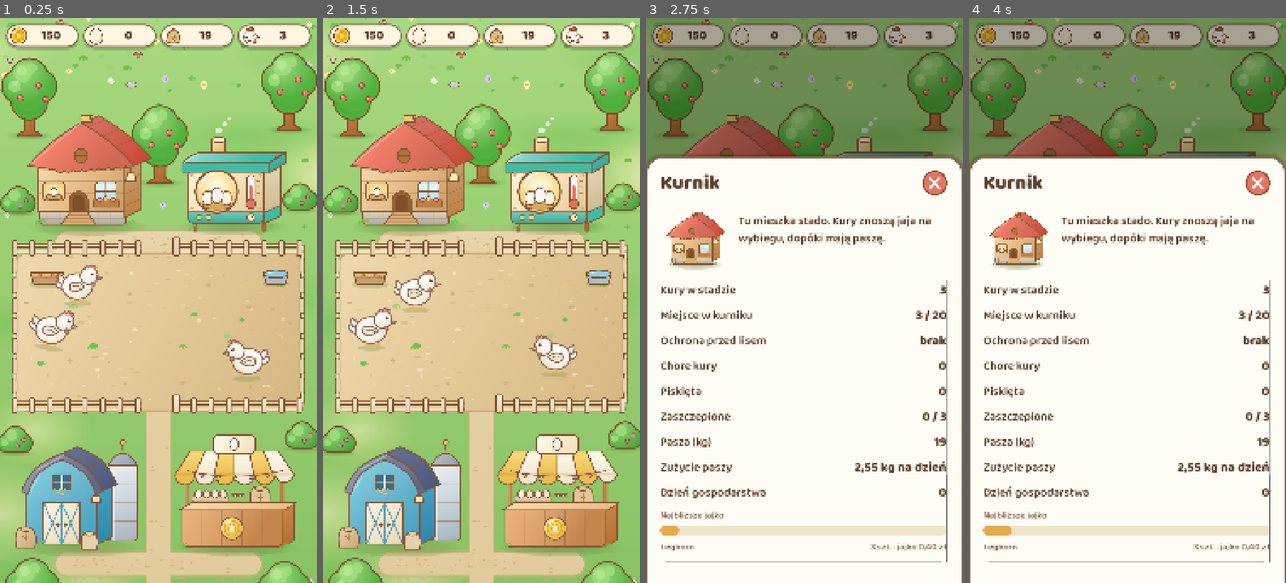
Above: before the commit, frames 1-4 (left to right).
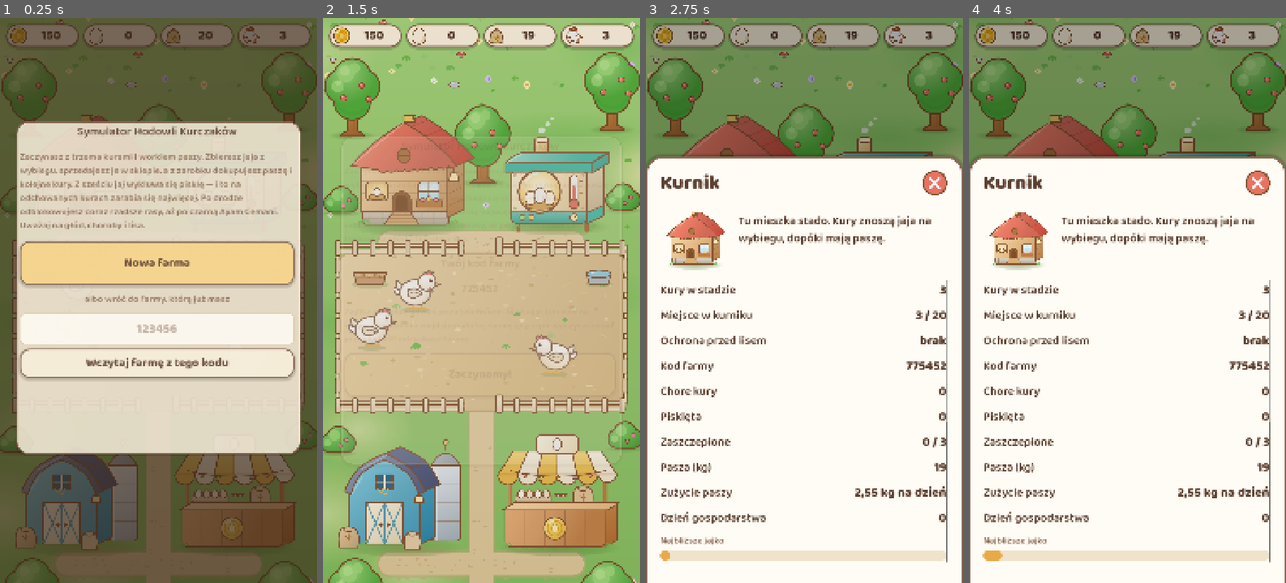
Above: after the commit, the same moments.

Repository: sodorn/kury
Game: Godot game, scene res://scenes/main/main.tscn
Two runs of this game, one before a commit and one after it. Both use one fixed random seed, a clock stepped at 60 frames per second and the inputs below.
Inputs (mouse positions are in pixels of both pictures, inside the frame that each line leads up to):
- Up to frame 1 (0.25 s): no input
- Up to frame 2 (1.5 s): click (481, 277) at 0.5 s, where only the run after the commit has a clickable "Nowa farma"; click (481, 373) at 1.25 s, where only the run after the commit has a clickable "Zaczynamy!"
- Up to frame 3 (2.75 s): move the mouse to (731, 170) at 2.02 s; click (731, 170) at 2.17 s
- Up to frame 4 (4 s): tap Enter at 2.75 s; move the mouse to (1200, 176) at 2.77 s; click (1200, 176) at 2.92 s; tap Space at 3.5 s; move the mouse to (1048, 492) at 3.52 s; click (1048, 492) at 3.67 s

The runs differ from the first frame. In frame 1, 94% of the frame differs, in the area x 0-100%, y 0-100%; in frame 2, 3.2%; in frame 3, 6.4%; in frame 4, 6.4%.

Commit message:
Szesciocyfrowy kod farmy i ekran powitalny
Kod farmy skrocony z XXXX-XXXX-XXXX do szesciu cyfr. Stary format byl nie
do zapamietania i zmudny do przepisania z telefonu. Stare kody nadal
przyjmujemy przy wpisywaniu, a urzadzenie, ktore ma jeszcze stary kod,
dostaje nowy przy uruchomieniu — lokalny zapis zostaje nietkniety, wiec
nic przez to nie przepada. Pole przyjmuje tylko cyfry i wywoluje na
telefonie klawiature numeryczna.

Ekran powitalny na swiezym urzadzeniu: krotko o grze, duzy przycisk
"Nowa farma" i pole na kod istniejacej farmy. Po zalozeniu gospodarstwa
drugi krok pokazuje swiezo wylosowany kod — osobnym ekranem, bo to jedyna
rzecz, ktora gracz musi sobie zapisac. Na czas ekranu gospodarstwo stoi,
zeby kury nie zaczely jesc, zanim gracz zobaczy wybieg.

Pole kodu przeniesione z magazynu do kurnika, razem z wierszem "Kod farmy",
zeby wlasny kod i pole na cudzy lezaly obok siebie. Dotad kod byl w jednym
wierszu, a tuz pod nim pole z podpowiedzia XXXX-XXXX-XXXX — Tomek wzial
podpowiedz za swoj kod.

Pole tekstowe dostalo styl z motywu gry; Godot rysowal domyslne ciemne,
ktore na kremowym arkuszu wygladalo jak obcy element.

Testy: 768 asercji + test dymny, ktory przechodzi teraz caly ekran
powitalny: nowa farma, kod, wejscie do gry.

Co-Authored-By: Claude Opus 5 <noreply@anthropic.com>
Claude-Session: https://claude.ai/code/session_01CjTjcWSUi8hfc7jxPFWk6D

Diff:
--- a/data/strings.csv
+++ b/data/strings.csv
@@ -69,8 +69,8 @@
 PANEL_EGGS_WORTH,Wartość jaj
 PANEL_NEXT_EGG,Najbliższe jajko
 PANEL_FARM_CODE,Kod farmy
-PANEL_CODE_HINT,"Kod to twoja farma. Przepisz go na drugim urządzeniu, żeby grać tą samą grą — albo żeby odzyskać farmę po wyczyszczeniu przeglądarki. Zapisz go sobie gdzieś poza telefonem."
-PANEL_CODE_PLACEHOLDER,"XXXX-XXXX-XXXX"
+PANEL_CODE_HINT,"Twój kod farmy jest powyżej — zapisz go sobie poza telefonem. W to pole wpisujesz kod INNEJ farmy, żeby się na nią przełączyć."
+PANEL_CODE_PLACEHOLDER,"123456"
 PANEL_CODE_LOAD,"Wczytaj farmę z tego kodu"
 PANEL_FLOCK_LINE,"%d szt. · jajko %s"
 PANEL_EGG_LINE,"%d szt. · %s"
@@ -113,7 +113,7 @@
 HINT_CLOUD_LOADED,"Wczytano farmę z serwera."
 HINT_CODE_RESTORED,"Farma wczytana z serwera. To teraz ta sama gra co na drugim urządzeniu."
 HINT_CODE_NOT_FOUND,"Nie znalazłem farmy o takim kodzie. Sprawdź, czy przepisałeś go dokładnie."
-HINT_CODE_BAD,"Kod farmy składa się z 12 znaków, na przykład 7K73-ABGC-63CK."
+HINT_CODE_BAD,"Kod farmy to sześć cyfr, na przykład 482913."
 HINT_CODE_SAME,"To kod tej farmy — nie ma czego wczytywać."
 HINT_CLOUD_OFF,"Zapis na serwerze jest wyłączony."
 HINT_SICK,"Zachorowało %d kur. Wylecz je w sklepie albo sprzedaj, zanim padną."
@@ -154,3 +154,11 @@
 UNLOCK_PRICE,"Cena w sklepie: %s"
 UNLOCK_EGG,"Jajko: %s · znosi co %d s"
 UNLOCK_CLOSE,"Do sklepu!"
+START_TITLE,"Symulator Hodowli Kurczaków"
+START_ABOUT,"Zaczynasz z trzema kurami i workiem paszy. Zbierasz jaja z wybiegu, sprzedajesz je w sklepie, a z zarobku dokupujesz paszę i kolejne kury. Z sześciu jaj wykluwa się pisklę — i to na odchowanych kurach zarabia się najwięcej. Po drodze odblokowujesz coraz rzadsze rasy, aż po czarną Ayam Cemani. Uważaj na głód, choroby i lisa."
+START_NEW,"Nowa farma"
+START_OR,"albo wróć do farmy, którą już masz"
+START_LOAD,"Wczytaj farmę z tego kodu"
+START_CODE_TITLE,"Twój kod farmy"
+START_CODE_NOTE,"Zapisz go sobie gdzieś poza telefonem. Wpisując ten kod na innym urządzeniu wejdziesz do tej samej gry, a po wyczyszczeniu przeglądarki odzyskasz farmę."
+START_PLAY,"Zaczynamy!"
--- a/project.godot
+++ b/project.godot
@@ -11,7 +11,7 @@
 [application]
 
 config/name="Chicken Farm Simulator"
-config/version="8.0"
+config/version="8.1"
 run/main_scene="res://scenes/main/main.tscn"
 config/features=PackedStringArray("4.7", "GL Compatibility")
 config/icon="res://assets/icon.svg"
--- a/scenes/ui/hud/hud.tscn
+++ b/scenes/ui/hud/hud.tscn
@@ -10,6 +10,7 @@
 [ext_resource type="Script" path="res://scenes/ui/hud/notice.gd" id="8"]
 [ext_resource type="PackedScene" path="res://scenes/ui/panels/win_panel.tscn" id="9"]
 [ext_resource type="PackedScene" path="res://scenes/ui/panels/unlock_panel.tscn" id="10"]
+[ext_resource type="PackedScene" path="res://scenes/ui/panels/start_panel.tscn" id="11"]
 
 [node name="Hud" type="CanvasLayer"]
 script = ExtResource("1")
@@ -81,3 +82,5 @@
 [node name="UnlockPanel" parent="Root" instance=ExtResource("10")]
 
 [node name="WinPanel" parent="Root" instance=ExtResource("9")]
+
+[node name="StartPanel" parent="Root" instance=ExtResource("11")]
--- a/scenes/ui/panels/building_panel.gd
+++ b/scenes/ui/panels/building_panel.gd
@@ -163,6 +163,7 @@
 			func() -> String: return "%d / %d" % [Game.state.coop_occupied(), Game.state.coop_capacity()])
 	_add_row("PANEL_FOX_GUARD",
 			func() -> String: return tr(_guard_name(Game.state.guard_level)))
+	_add_row("PANEL_FARM_CODE", func() -> String: return Cloud.player_id)
 	_add_row("PANEL_SICK", func() -> String: return str(Game.state.sick_count()))
 	_add_row("PANEL_CHICKS", func() -> String: return str(Game.state.chicks.size()))
 	_add_row("PANEL_VACCINATED",
@@ -216,6 +217,15 @@
 	hint.autowrap_mode = TextServer.AUTOWRAP_WORD_SMART
 	hint.text = tr("PANEL_COOP_HINT")
 	_actions.add_child(hint)
+
+	# Kod farmy trzymamy w kurniku, bo to tutaj gracz zaglada najczesciej.
+	var note := Label.new()
+	note.theme_type_variation = &"NoteLabel"
+	note.autowrap_mode = TextServer.AUTOWRAP_WORD_SMART
+	note.text = tr("PANEL_CLOUD_ON") if Cloud.is_enabled() else tr("PANEL_CLOUD_OFF")
+	_actions.add_child(note)
+	if Cloud.is_enabled():
+		_add_code_entry()
 
 
 func _build_storage() -> void:
@@ -252,14 +262,7 @@
 			func() -> void: _on_upgrade("storage"),
 			func() -> bool: return not Game.state.next_building_upgrade("storage").is_empty())
 
-	_add_row("PANEL_FARM_CODE", func() -> String: return Cloud.player_id)
-	var note := Label.new()
-	note.theme_type_variation = &"NoteLabel"
-	note.autowrap_mode = TextServer.AUTOWRAP_WORD_SMART
-	note.text = tr("PANEL_CLOUD_ON") if Cloud.is_enabled() else tr("PANEL_CLOUD_OFF")
-	_rows.add_child(note)
-	if Cloud.is_enabled():
-		_add_code_entry()
+
 
 
 ## Inkubator: postep wykluwania i wzrostu, wkladanie jaj, rozbudowa.
@@ -524,7 +527,9 @@
 	var field := LineEdit.new()
 	field.placeholder_text = tr("PANEL_CODE_PLACEHOLDER")
 	field.alignment = HORIZONTAL_ALIGNMENT_CENTER
-	field.max_length = 20
+	field.max_length = 6
+	# Na telefonie wyskakuje klawiatura numeryczna, a nie pelna.
+	field.virtual_keyboard_type = LineEdit.KEYBOARD_TYPE_NUMBER
 	_actions.add_child(field)
 
 	var button := Button.new()
--- /dev/null
+++ b/scenes/ui/panels/start_panel.gd
@@ -0,0 +1,81 @@
+extends Control
+## Ekran powitalny. Pokazuje sie tylko wtedy, gdy na tym urzadzeniu nie ma
+## jeszcze zadnego zapisu: albo zakladamy nowa farme, albo wracamy do swojej
+## po kodzie przepisanym z innego telefonu.
+##
+## Ma dwa kroki. Pierwszy to wybor, drugi pokazuje swiezo wylosowany kod —
+## osobny ekran, bo to jedyna rzecz, ktora gracz musi sobie gdzies zapisac,
+## a komunikat na pasku znika po kilku sekundach.
+
+const FADE_TIME := 0.3
+
+@onready var _sheet: PanelContainer = $Sheet
+@onready var _choice: VBoxContainer = $Sheet/Content/Choice
+@onready var _created: VBoxContainer = $Sheet/Content/Created
+@onready var _new_button: Button = $Sheet/Content/Choice/NewFarm
+@onready var _code_field: LineEdit = $Sheet/Content/Choice/CodeRow/Code
+@onready var _load_button: Button = $Sheet/Content/Choice/CodeRow/Load
+@onready var _code_label: Label = $Sheet/Content/Created/Code
+@onready var _play_button: Button = $Sheet/Content/Created/Play
+
+
+func _ready() -> void:
+	hide()
+	_new_button.pressed.connect(_on_new_farm)
+	_load_button.pressed.connect(_on_load)
+	_play_button.pressed.connect(_close)
+	_code_field.text_submitted.connect(func(_text: String) -> void: _on_load())
+	# Wczytanie farmy po kodzie konczy sie odpowiedzia serwera, a nie
+	# nacisnieciem przycisku — dlatego czekamy na nia tutaj.
+	Cloud.pulled.connect(_on_pulled)
+	if Game.is_new_player:
+		_open()
+
+
+func _open() -> void:
+	Game.pause_simulation(true)
+	_choice.show()
+	_created.hide()
+	_code_field.editable = Cloud.is_enabled()
+	_load_button.disabled = not Cloud.is_enabled()
+	show()
+	modulate.a = 0.0
+	_sheet.scale = Vector2(0.88, 0.88)
+	_sheet.pivot_offset = _sheet.size * 0.5
+	var tween := create_tween().set_parallel()
+	tween.tween_property(self, "modulate:a", 1.0, FADE_TIME)
+	tween.tween_property(_sheet, "scale", Vector2.ONE, FADE_TIME * 1.3) \
+			.set_trans(Tween.TRANS_BACK).set_ease(Tween.EASE_OUT)
+
+
+func _on_new_farm() -> void:
+	Game.start_new_farm()
+	_code_label.text = Cloud.player_id
+	_choice.hide()
+	_created.show()
+
+
+func _on_load() -> void:
+	var code := _code_field.text
+	_load_button.disabled = true
+	if not Game.restore_from_code(code):
+		_load_button.disabled = false
+
+
+## Serwer odpowiedzial na proste o farme spod wpisanego kodu.
+func _on_pulled(payload: Dictionary, ok: bool) -> void:
+	if not visible or not _choice.visible:
+		return
+	_load_button.disabled = false
+	if ok and not payload.is_empty():
+		# Game juz podmienil stan; nie ma po co pokazywac kodu, gracz go zna.
+		Game.is_new_player = false
+		_close()
+
+
+func _close() -> void:
+	Game.is_new_player = false
+	Game.pause_simulation(false)
+	var tween := create_tween()
+	tween.tween_property(self, "modulate:a", 0.0, FADE_TIME * 0.7)
+	tween.tween_callback(hide)
--- /dev/null
+++ b/scenes/ui/panels/start_panel.tscn
@@ -0,0 +1,111 @@
+[gd_scene load_steps=2 format=3]
+
+[ext_resource type="Script" path="res://scenes/ui/panels/start_panel.gd" id="1"]
+
+[node name="StartPanel" type="Control"]
+layout_mode = 3
+anchors_preset = 15
+anchor_right = 1.0
+anchor_bottom = 1.0
+grow_horizontal = 2
+grow_vertical = 2
+script = ExtResource("1")
+
+[node name="Dim" type="ColorRect" parent="."]
+layout_mode = 1
+anchors_preset = 15
+anchor_right = 1.0
+anchor_bottom = 1.0
+grow_horizontal = 2
+grow_vertical = 2
+color = Color(0.19, 0.12, 0.07, 0.8)
+
+[node name="Sheet" type="PanelContainer" parent="."]
+layout_mode = 1
+anchors_preset = 8
+anchor_left = 0.5
+anchor_top = 0.5
+anchor_right = 0.5
+anchor_bottom = 0.5
+offset_left = -480.0
+offset_top = -560.0
+offset_right = 480.0
+offset_bottom = 560.0
+grow_horizontal = 2
+grow_vertical = 2
+
+[node name="Content" type="VBoxContainer" parent="Sheet"]
+layout_mode = 2
+theme_override_constants/separation = 26
+
+[node name="Title" type="Label" parent="Sheet/Content"]
+layout_mode = 2
+text = "START_TITLE"
+horizontal_alignment = 1
+autowrap_mode = 3
+
+[node name="About" type="Label" parent="Sheet/Content"]
+layout_mode = 2
+theme_type_variation = &"NoteLabel"
+text = "START_ABOUT"
+autowrap_mode = 3
+
+[node name="Choice" type="VBoxContainer" parent="Sheet/Content"]
+layout_mode = 2
+theme_override_constants/separation = 20
+
+[node name="NewFarm" type="Button" parent="Sheet/Content/Choice"]
+custom_minimum_size = Vector2(0, 150)
+layout_mode = 2
+theme_type_variation = &"PrimaryButton"
+text = "START_NEW"
+
+[node name="Or" type="Label" parent="Sheet/Content/Choice"]
+layout_mode = 2
+theme_type_variation = &"NoteLabel"
+text = "START_OR"
+horizontal_alignment = 1
+autowrap_mode = 3
+
+[node name="CodeRow" type="VBoxContainer" parent="Sheet/Content/Choice"]
+layout_mode = 2
+theme_override_constants/separation = 12
+
+[node name="Code" type="LineEdit" parent="Sheet/Content/Choice/CodeRow"]
+layout_mode = 2
+placeholder_text = "123456"
+alignment = 1
+max_length = 6
+virtual_keyboard_type = 2
+
+[node name="Load" type="Button" parent="Sheet/Content/Choice/CodeRow"]
+layout_mode = 2
+text = "START_LOAD"
+autowrap_mode = 3
+
+[node name="Created" type="VBoxContainer" parent="Sheet/Content"]
+visible = false
+layout_mode = 2
+theme_override_constants/separation = 20
+
+[node name="CodeTitle" type="Label" parent="Sheet/Content/Created"]
+layout_mode = 2
+text = "START_CODE_TITLE"
+horizontal_alignment = 1
+autowrap_mode = 3
+
+[node name="Code" type="Label" parent="Sheet/Content/Created"]
+layout_mode = 2
+horizontal_alignment = 1
+
+[node name="CodeNote" type="Label" parent="Sheet/Content/Created"]
+layout_mode = 2
+theme_type_variation = &"NoteLabel"
+text = "START_CODE_NOTE"
+autowrap_mode = 3
+
+[node name="Play" type="Button" parent="Sheet/Content/Created"]
+custom_minimum_size = Vector2(0, 150)
+layout_mode = 2
+theme_type_variation = &"PrimaryButton"
+text = "START_PLAY"
--- a/scenes/ui/theme/ui_theme.gd
+++ b/scenes/ui/theme/ui_theme.gd
@@ -42,11 +42,37 @@
 	theme.set_type_variation("PrimaryButton", "Button")
 	_apply_button(theme, "PrimaryButton", GOLD)
 
+	_apply_line_edit(theme)
+
 	theme.set_stylebox("background", "ProgressBar", _bar(Color("EFE3CC")))
 	theme.set_stylebox("fill", "ProgressBar", _bar(GOLD_DARK))
 	theme.set_color("font_color", "ProgressBar", INK)
 	theme.set_font_size("font_size", "ProgressBar", 28)
 	return theme
+
+
+## Pole tekstowe (wpisywanie kodu farmy). Bez tego Godot rysuje swoje
+## domyslne, ciemne pole, ktore na kremowym arkuszu wyglada jak obcy element.
+static func _apply_line_edit(theme: Theme) -> void:
+	theme.set_font("font", "LineEdit", FONT_TITLE)
+	theme.set_font_size("font_size", "LineEdit", 44)
+	theme.set_color("font_color", "LineEdit", INK)
+	theme.set_color("font_placeholder_color", "LineEdit", Color(INK_SOFT, 0.55))
+	theme.set_color("caret_color", "LineEdit", INK)
+	theme.set_color("selection_color", "LineEdit", Color(GOLD, 0.5))
+	var box := StyleBoxFlat.new()
+	box.bg_color = Color("FFFCF5")
+	box.set_corner_radius_all(16)
+	box.set_border_width_all(4)
+	box.border_color = Color("E0CBA8")
+	box.set_content_margin_all(18)
+	theme.set_stylebox("normal", "LineEdit", box)
+	var focused := box.duplicate() as StyleBoxFlat
+	focused.border_color = GOLD_DARK
+	theme.set_stylebox("focus", "LineEdit", focused)
+	var disabled := box.duplicate() as StyleBoxFlat
+	disabled.bg_color = Color("F0E8DA")
+	theme.set_stylebox("read_only", "LineEdit", disabled)
 
 
 static func _apply_button(theme: Theme, type_name: String, base: Color) -> void:
--- a/services/cloud.gd
+++ b/services/cloud.gd
@@ -48,25 +48,49 @@
 			and String(_config.get("api_key", "")) != ""
 
 
-## Znaki, z ktorych skladaja sie kody farm. Bez liter i cyfr, ktore latwo
-## pomylic przy przepisywaniu (0/O, 1/I).
-const ALPHABET := "ABCDEFGHJKLMNPQRSTUVWXYZ23456789"
-## Dlugosc kodu bez myslnikow.
-const CODE_LENGTH := 12
-
-
-## Sprowadza kod wpisany przez gracza do postaci XXXX-XXXX-XXXX albo zwraca
-## pusty napis, gdy to nie jest poprawny kod. Wielkosc liter, myslniki
-## i spacje nie maja znaczenia — przepisywanie z drugiego telefonu i tak
-## jest zmudne.
+## Kod farmy to szesc cyfr — tyle, zeby dalo sie go zapamietac i przepisac
+## z telefonu bez bledow. Zakres zaczyna sie od 100000, bo kod z zerem
+## na poczatku ludzie gubia przy przepisywaniu.
+const CODE_LENGTH := 6
+const CODE_MIN := 100000
+const CODE_MAX := 999999
+
+## Kody sprzed wersji 8.1 mialy postac XXXX-XXXX-XXXX z tego alfabetu.
+## Nadal je przyjmujemy przy wpisywaniu, zeby nikt nie stracil farmy
+## zalozonej na starej wersji gry.
+const LEGACY_ALPHABET := "ABCDEFGHJKLMNPQRSTUVWXYZ23456789"
+const LEGACY_LENGTH := 12
+
+
+## Sprowadza kod wpisany przez gracza do postaci, pod ktora lezy na serwerze,
+## albo zwraca pusty napis, gdy to nie jest poprawny kod. Spacje, myslniki
+## i wielkosc liter nie maja znaczenia — przepisywanie z drugiego telefonu
+## i tak jest zmudne.
 static func normalize_code(raw: String) -> String:
-	var letters := ""
-	for character in raw.to_upper():
-		if ALPHABET.contains(character):
-			letters += character
-	if letters.length() != CODE_LENGTH:
+	var upper := raw.to_upper()
+	var digits := ""
+	var legacy := ""
+	var has_letter := false
+	for character in upper:
+		if character >= "0" and character <= "9":
+			digits += character
+		elif character >= "A" and character <= "Z":
+			has_letter = true
+		if LEGACY_ALPHABET.contains(character):
+			legacy += character
+
+	if not has_letter:
+		return digits if digits.length() == CODE_LENGTH else ""
+
+	# Stary kod literowo-cyfrowy.
+	if legacy.length() != LEGACY_LENGTH:
 		return ""
-	return "%s-%s-%s" % [letters.substr(0, 4), letters.substr(4, 4), letters.substr(8, 4)]
+	return "%s-%s-%s" % [legacy.substr(0, 4), legacy.substr(4, 4), legacy.substr(8, 4)]
+
+
+## Czy kod jest w nowym, szesciocyfrowym formacie.
+static func is_short_code(code: String) -> bool:
+	return code.length() == CODE_LENGTH and code.is_valid_int()
 
 
 ## Przestawia gre na inna farme (kod przepisany z drugiego urzadzenia).
@@ -75,10 +99,7 @@
 	if trimmed.is_empty():
 		return
 	player_id = trimmed
-	var file := FileAccess.open(PLAYER_ID_PATH, FileAccess.WRITE)
-	if file != null:
-		file.store_string(player_id)
-		file.close()
+	_store_player_id(player_id)
 
 
 ## Wysyla stan na serwer. Wynik przychodzi sygnalem `pushed`.
@@ -175,20 +196,31 @@
 	return json.data if typeof(json.data) == TYPE_DICTIONARY else {}
 
 
-## Kod farmy: czytelny, latwy do przepisania z ekranu na inne urzadzenie.
+## Kod farmy: szesc cyfr, latwe do zapamietania i przepisania.
+##
+## Urzadzenie, ktore ma jeszcze stary kod literowo-cyfrowy, dostaje nowy.
+## Nic przez to nie traci: lokalny zapis zostaje nietkniety i przy najblizszym
+## zapisie trafia na serwer juz pod nowym kodem. Stary kod nadal mozna wpisac
+## recznie, gdyby cos pod nim zostalo.
 func _load_or_create_player_id() -> String:
 	if FileAccess.file_exists(PLAYER_ID_PATH):
 		var saved := FileAccess.get_file_as_string(PLAYER_ID_PATH).strip_edges()
-		if not saved.is_empty():
+		if is_short_code(saved):
 			return saved
-	const ALPHABET := "ABCDEFGHJKLMNPQRSTUVWXYZ23456789"
-	var generated := ""
-	for i in 12:
-		if i > 0 and i % 4 == 0:
-			generated += "-"
-		generated += ALPHABET[randi() % ALPHABET.length()]
+	var generated := str(randi_range(CODE_MIN, CODE_MAX))
+	_store_player_id(generated)
+	return generated
+
+
+## Losuje nowy kod farmy. Uzywane, gdy gracz zaklada gospodarstwo od zera.
+func new_player_id() -> String:
+	player_id = str(randi_range(CODE_MIN, CODE_MAX))
+	_store_player_id(player_id)
+	return player_id
+
+
+func _store_player_id(code: String) -> void:
 	var file := FileAccess.open(PLAYER_ID_PATH, FileAccess.WRITE)
 	if file != null:
-		file.store_string(generated)
+		file.store_string(code)
 		file.close()
-	return generated
--- a/services/game.gd
+++ b/services/game.gd
@@ -27,6 +27,9 @@
 ## wygrywa niezaleznie od tego, co lezy lokalnie — inaczej swiezy zapis
 ## nowego telefonu przykrylby farme, po ktora gracz wlasnie siegnal.
 var _force_pull := false
+## Na tym urzadzeniu nie bylo jeszcze zadnego zapisu. Ekran powitalny
+## sprawdza to przy starcie i pyta: nowa farma czy wczytanie po kodzie.
+var is_new_player := false
 
 
 func _ready() -> void:
@@ -155,12 +158,25 @@
 func load_or_start() -> void:
 	var loaded := SaveGame.load_state()
 	if loaded.is_empty():
+		# Nikt jeszcze nie gral na tym urzadzeniu. Ekran powitalny zapyta,
+		# czy zakladamy nowa farme, czy wracamy do istniejacej po kodzie.
+		is_new_player = true
 		new_game()
 	else:
 		_apply_loaded(loaded)
 	_started = true
-	if Cloud.is_enabled():
+	if Cloud.is_enabled() and not is_new_player:
 		Cloud.pull()
+
+
+## Wstrzymuje gospodarstwo na czas ekranu powitalnego — inaczej kury
+## zaczynaly by jesc i znosic, zanim gracz w ogole zobaczy wybieg.
+func pause_simulation(paused: bool) -> void:
+	set_process(not paused)
+	if not paused:
+		# Zegar scienny stal w miejscu, wiec zaczynamy liczyc od teraz.
+		_last_tick = Time.get_unix_time_from_system()
+		_away_seconds = 0.0
 
 
 ## Serwer odpowiedzial. Jesli ma nowszy zapis niz lokalny, bierzemy jego.
@@ -185,6 +201,16 @@
 	_apply_loaded(remote)
 	save()
 	Events.notice.emit(tr("HINT_CODE_RESTORED") if forced else tr("HINT_CLOUD_LOADED"))
+
+
+## Zaklada nowa farme: swiezy kod i stan poczatkowy. Wywolywane z ekranu
+## powitalnego po wybraniu "Nowa farma".
+func start_new_farm() -> void:
+	is_new_player = false
+	SaveGame.clear()
+	Cloud.new_player_id()
+	new_game()
+	save()
 
 
 ## Przejmuje farme spod kodu przepisanego z innego urzadzenia.
--- a/tests/run_tests.gd
+++ b/tests/run_tests.gd
@@ -925,16 +925,26 @@
 		_check(lore.length() > 120, "historia rasy '%s' jest napisana" % breed.get("id", ""))
 
 
-## Kod farmy: normalizacja tego, co gracz przepisze z drugiego urzadzenia.
+## Kod farmy: szesc cyfr, plus stare kody literowo-cyfrowe dla tych, ktorzy
+## zalozyli farme przed wersja 8.1.
 func _test_farm_code() -> void:
-	_check(Cloud.normalize_code("7K73-ABGC-63CK") == "7K73-ABGC-63CK", "poprawny kod przechodzi bez zmian")
-	_check(Cloud.normalize_code("7k73abgc63ck") == "7K73-ABGC-63CK", "male litery i brak myslnikow")
-	_check(Cloud.normalize_code("  7K73 ABGC 63CK  ") == "7K73-ABGC-63CK", "spacje nie przeszkadzaja")
-	_check(Cloud.normalize_code("7K73_ABGC_63CK") == "7K73-ABGC-63CK", "inny separator tez przejdzie")
+	_check(Cloud.normalize_code("482913") == "482913", "szesc cyfr przechodzi bez zmian")
+	_check(Cloud.normalize_code(" 482 913 ") == "482913", "spacje nie przeszkadzaja")
+	_check(Cloud.normalize_code("482-913") == "482913", "myslnik nie przeszkadza")
+	_check(Cloud.normalize_code("48291") == "", "piec cyfr to za malo")
+	_check(Cloud.normalize_code("4829134") == "", "siedem cyfr to za duzo")
 	_check(Cloud.normalize_code("") == "", "pusty kod odrzucony")
-	_check(Cloud.normalize_code("7K73-ABGC") == "", "za krotki kod odrzucony")
-	_check(Cloud.normalize_code("7K73-ABGC-63CK-9999") == "", "za dlugi kod odrzucony")
-	# Znaki spoza alfabetu sa odsiewane, wiec kod z zerem i jedynka nie przejdzie.
-	_check(Cloud.normalize_code("0K73-ABGC-63CK") == "", "znaki spoza alfabetu nie licza sie do dlugosci")
-	_check(Cloud.player_id.length() == 14, "wlasny kod farmy ma postac XXXX-XXXX-XXXX")
+	_check(Cloud.normalize_code("abcdef") == "", "same litery to nie kod")
+
+	# Wlasny kod gracza musi byc w nowym formacie i przechodzic walidacje.
+	_check(Cloud.is_short_code(Cloud.player_id),
+			"wlasny kod farmy ma szesc cyfr (jest '%s')" % Cloud.player_id)
 	_check(Cloud.normalize_code(Cloud.player_id) == Cloud.player_id, "wlasny kod przechodzi walidacje")
+	_check(int(Cloud.player_id) >= Cloud.CODE_MIN, "kod nie zaczyna sie od zera")
+	_check(int(Cloud.player_id) <= Cloud.CODE_MAX, "kod miesci sie w zakresie")
+
+	# Stare kody nadal przyjmujemy, zeby nikt nie stracil farmy.
+	_check(Cloud.normalize_code("7K73-ABGC-63CK") == "7K73-ABGC-63CK", "stary kod wciaz dziala")
+	_check(Cloud.normalize_code("7k73abgc63ck") == "7K73-ABGC-63CK", "stary kod bez myslnikow")
+	_check(Cloud.normalize_code("7K73-ABGC") == "", "ucięty stary kod odrzucony")
+	_check(not Cloud.is_short_code("7K73-ABGC-63CK"), "stary kod nie udaje nowego")
--- a/tests/smoke_ui.gd
+++ b/tests/smoke_ui.gd
@@ -34,6 +34,10 @@
 		await get_tree().create_timer(3.0).timeout
 		SaveGame.clear()
 		Game.new_game()
+
+	# Udajemy swieze urzadzenie, zeby zobaczyc ekran powitalny. Pierwszy test
+	# go zamyka, wiec reszta leci jak zwykle.
+	Game.is_new_player = true
 
 	_main = load("res://scenes/main/main.tscn").instantiate()
 	get_tree().root.add_child(_main)
@@ -44,6 +48,7 @@
 	Game.set_process(false)
 	_shot("farma.png")
 
+	await _test_start_screen()
 	await _test_buildings()
 	await _test_hens()
 	await _test_egg_pickup()
@@ -379,3 +384,32 @@
 	Cloud.set_player_id(own_code)
 	SaveGame.clear()
 	Game.new_game()
+
+
+## Ekran powitalny na swiezym urzadzeniu: nowa farma, kod i wejscie do gry.
+func _test_start_screen() -> void:
+	var start: Control = _main.get_node("Hud/Root/StartPanel")
+	await _frames(30)
+	_check(start.visible, "ekran powitalny pokazuje sie na swiezym urzadzeniu")
+	_check(not Game.is_processing(), "gospodarstwo stoi, dopoki gracz nie zacznie")
+	var choice: Control = start.get_node("Sheet/Content/Choice")
+	var created: Control = start.get_node("Sheet/Content/Created")
+	_check(choice.visible and not created.visible, "najpierw wybor: nowa farma albo kod")
+	_shot("ekran_startowy.png")
+
+	(start.get_node("Sheet/Content/Choice/NewFarm") as Button).emit_signal("pressed")
+	await _frames(20)
+	_check(created.visible and not choice.visible, "po zalozeniu farmy pokazuje sie kod")
+	var code: String = (start.get_node("Sheet/Content/Created/Code") as Label).text
+	_check(Cloud.is_short_code(code), "kod farmy to szesc cyfr (jest '%s')" % code)
+	_check(code == Cloud.player_id, "pokazany kod to kod tej farmy")
+	_shot("ekran_kod.png")
+
+	(start.get_node("Sheet/Content/Created/Play") as Button).emit_signal("pressed")
+	await _frames(40)
+	_check(not start.visible, "po nacisnieciu Zaczynamy ekran znika")
+	_check(Game.is_processing(), "gospodarstwo rusza")
+	_check(not Game.is_new_player, "gra nie uznaje juz gracza za nowego")
+
+	# Po zamknieciu ekranu symulacje zatrzymujemy, jak reszta testu tego oczekuje.
+	Game.set_process(false)
Binary file changed: data/strings.pl.translation
Not shown: 1 places in scenes/ui/hud/hud.tscn that only renumber resources
Not shown, added: scenes/ui/panels/start_panel.gd.uid
Not shown, changed: PROJECT_STATE.md
